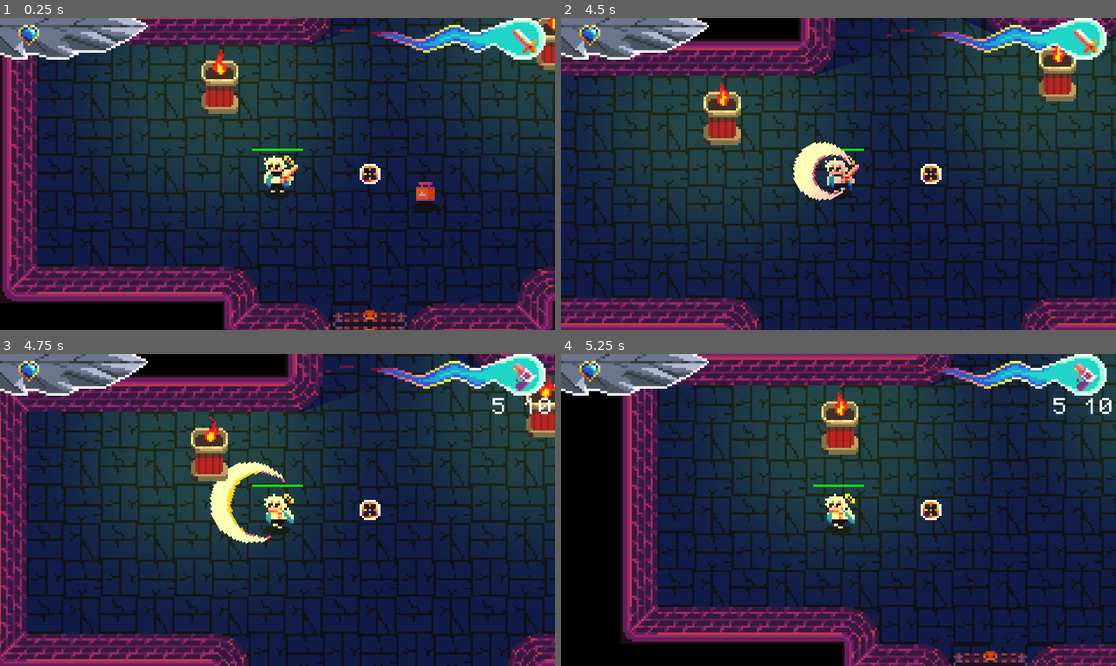
Above: before the commit, frames 1-4 (two rows, left to right).
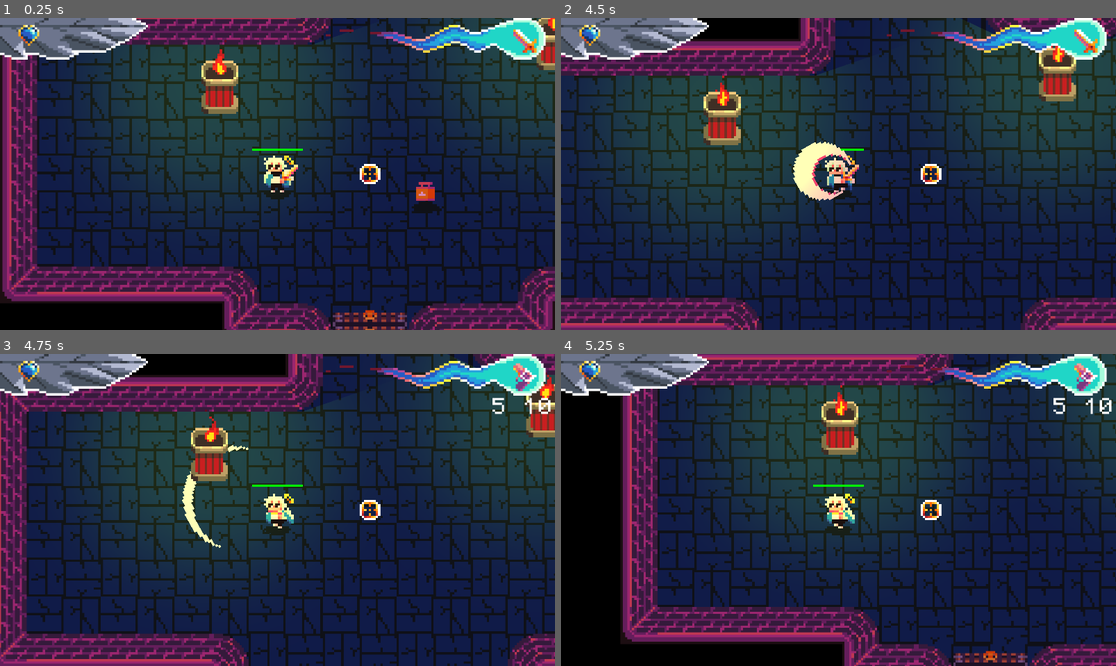
Above: after the commit, the same moments.

Repository: NielsOuvrard/TheShadowOfHeaven
Game: Godot game, scene res://Scenes/gameplay.tscn
The game is run twice, just before and just after one commit, with the same random seed, the same clock (stepped at 60 frames per second) and the same inputs.
Inputs (mouse positions are in pixels of both pictures, inside the frame that each line leads up to):
- Up to frame 1 (0.25 s): no input
- Up to frame 2 (4.5 s): move the mouse to (960, 158) at 0.52 s; hold Right (move_right) 0.53-1.28 s; hold Q (change_weapon) 0.53-1.28 s; tap Space (shoot) at 0.8, 1.35, 2.3, 2.85, 3.8, 4.35 s; move the mouse to (727, 189) at 1.27 s; hold Down (move_down) 1.28-2.03 s; tap Q (change_weapon) at 1.55, 3.05 s; move the mouse to (894, 105) at 2.02 s; hold Right (move_right) 2.03-2.78 s; hold Q (change_weapon) 2.03-2.78 s; move the mouse to (810, 236) at 2.77 s; hold Up (move_up) 2.78-3.53 s; move the mouse to (1005, 220) at 3.52 s; hold Q (change_weapon) 3.53-4.28 s; hold Left (move_left) from 3.53 s (still down); tap R (reload) at 4.15 s; move the mouse to (672, 127) at 4.27 s
- Up to frame 3 (4.75 s): keep holding Left (move_left); tap Q (change_weapon) at 4.55 s
- Up to frame 4 (5.25 s): move the mouse to (866, 510) at 5.02 s; release Left (move_left) at 5.03 s; hold Down (move_down) from 5.03 s (still down); hold Q (change_weapon) from 5.03 s (still down)

Frames 1-2 are identical in both runs. In frame 3, 1.6% of the frame differs, in the area x 32-52%, y 29-63%; in frame 4, nothing differs.

Commit message:
knockback, Attack class and auto reload

Diff:
--- a/Scenes/player.tscn
+++ b/Scenes/player.tscn
@@ -171,7 +171,7 @@
 
 [sub_resource type="Animation" id="Animation_udfem"]
 resource_name = "sword_attack"
-length = 0.8
+length = 0.4
 tracks/0/type = "value"
 tracks/0/imported = false
 tracks/0/enabled = true
@@ -179,7 +179,7 @@
 tracks/0/interp = 1
 tracks/0/loop_wrap = true
 tracks/0/keys = {
-"times": PackedFloat32Array(0, 0.766667, 0.8),
+"times": PackedFloat32Array(0, 0.366667, 0.4),
 "transitions": PackedFloat32Array(1, 1, 1),
 "update": 1,
 "values": [&"attack", &"attack", &"default"]
@@ -191,7 +191,7 @@
 tracks/1/interp = 1
 tracks/1/loop_wrap = true
 tracks/1/keys = {
-"times": PackedFloat32Array(0, 0.2, 0.4),
+"times": PackedFloat32Array(0, 0.1, 0.2),
 "transitions": PackedFloat32Array(1, 1, 1),
 "update": 0,
 "values": [Vector2(-6, -5), Vector2(-9, -9), Vector2(-13, -13)]
@@ -203,7 +203,7 @@
 tracks/2/interp = 1
 tracks/2/loop_wrap = true
 tracks/2/keys = {
-"times": PackedFloat32Array(0, 0.2, 0.4),
+"times": PackedFloat32Array(0, 0.1, 0.2),
 "transitions": PackedFloat32Array(1, 1, 1),
 "values": [{
 "args": [13.038],
@@ -223,7 +223,7 @@
 tracks/3/interp = 1
 tracks/3/loop_wrap = true
 tracks/3/keys = {
-"times": PackedFloat32Array(0, 0.2, 0.4, 0.6),
+"times": PackedFloat32Array(0, 0.1, 0.2, 0.3),
 "transitions": PackedFloat32Array(1, 1, 1, 1),
 "update": 1,
 "values": [0, 1, 2, 3]
@@ -235,7 +235,7 @@
 tracks/4/interp = 1
 tracks/4/loop_wrap = true
 tracks/4/keys = {
-"times": PackedFloat32Array(0, 0.766667, 0.8),
+"times": PackedFloat32Array(0, 0.366667, 0.4),
 "transitions": PackedFloat32Array(1, 1, 1),
 "update": 1,
 "values": [false, false, true]
--- /dev/null
+++ b/Scripts/attack.gd
@@ -0,0 +1,20 @@
+# attack.gd
+#
+# This script defines the Attack class, which is used to manage the attacks that characters can perform.
+#
+# Author: Sol Rojo
+# Date: 27-09-2024
+#
+
+class_name Attack
+
+var damage : int
+var position : Vector2
+var knockback : float = 0.0
+
+func _init(_damage: int, _position: Vector2, _knockback: float = 0.0):
+    self.damage = _damage
+    self.position = _position
+    self.knockback = _knockback
+
+# velocity = (position - attack.position).normalized() * attack.knockback
--- a/Scripts/ball.gd
+++ b/Scripts/ball.gd
@@ -41,8 +41,9 @@
 
 
 func _on_body_entered(body):
-	if body.is_in_group(target):
-		var damage_given = body.take_damage(Data.PROJECTILS[type].damage)
+	if body.is_in_group(target) and body.has_method("damage"):
+		var attack = Attack.new(Data.PROJECTILS[type].damage, position, Data.PROJECTILS[type].knockback)
+		var damage_given = body.damage(attack)
 		var damage_text = DAMAGE_TEXT.instantiate()
 		damage_text.text = str(damage_given)
 		damage_text.position = position
--- a/Scripts/data.gd
+++ b/Scripts/data.gd
@@ -76,6 +76,7 @@
 		"animation": "pistol",
 		"speed": 200,
 		"damage": 20,
+		"knockback": 30.0,
 		"light_color": Color(1, 1, 0, 1),
 		"light_energy": 1,
 		"collision_scale": Vector2(1, 0.5),
@@ -85,6 +86,7 @@
 		"animation": "shotgun",
 		"speed": 200,
 		"damage": 99,
+		"knockback": 100.0,
 		"light_energy": 1.5,
 		"light_color": Color(1, 1, 0, 1),
 		"collision_scale": Vector2(1, 0.33),
@@ -94,6 +96,7 @@
 		"animation": "raygun", # this one is different, it's a ray
 		"speed": 300,
 		"damage": 40,
+		"knockback": 0.0,
 		"light_energy": 1,
 		"light_color": Color(0, 1, 1, 1),
 		"collision_scale": Vector2(10, 10),
@@ -103,6 +106,7 @@
 		"animation": "enemies",
 		"speed": 150,
 		"damage": 30,
+		"knockback": 0.0,
 		"light_energy": 0.5,
 		"light_color": Color(1, 0.5, 0, 1),
 		"collision_scale": Vector2(1.2, 0.7),
@@ -112,6 +116,7 @@
 		"animation": "death_ball",
 		"speed": 200,
 		"damage": 50,
+		"knockback": 0.0,
 		"light_energy": 2,
 		"light_color": Color(1, 0, 1, 1),
 		"collision_scale": Vector2(1.2, 0.6),
--- a/Scripts/hud.gd
+++ b/Scripts/hud.gd
@@ -9,7 +9,7 @@
 
 @onready var weapon: Node2D = $Right/Weapon
 @onready var heart: Sprite2D = $Left/Heart
-@onready var cursor: Sprite2D = $Cursor
+@onready var cursor: Sprite2D = $Center/Cursor
 
 @onready var cur_text: Label = $Right/CurText
 @onready var inv_text: Label = $Right/InvText
--- a/Scripts/player.gd
+++ b/Scripts/player.gd
@@ -143,6 +143,10 @@
 
 	if next_weapon == current_weapon:
 		return
+
+	# auto reload
+	if current_weapon != Data.Weapons.SWORD and ammo_current[current_weapon] == 0 and ammo_inventory[current_weapon] > 0:
+		reload()
 	current_weapon = next_weapon as Data.Weapons
 	weapon_sprite.texture = load(Data.WEAPONS[current_weapon].texture)
 
@@ -161,12 +165,16 @@
 	weapons_unlocked[weapon] = true
 
 # TODO put this in a component
-func take_damage(damage: int):
-	var damage_received = min(damage, life)
+func damage(attack: Attack) -> int:
+	var damage_received = min(attack.damage, life)
 	if life <= 0:
 		damage_received = 0
-	life -= damage
+	life -= attack.damage
 	life_bar.value = life
+
+	if attack.knockback > 0.0:
+		velocity = (position - attack.position).normalized() * attack.knockback
+
 	if life <= 0:
 		# TODO game over
 		print("Game Over")
@@ -223,8 +231,9 @@
 		shoot()
 
 func _on_sword_attack_body_entered(body: Node2D) -> void:
-	if body.is_in_group("enemies"):
-		var damage_given = body.take_damage(60)
+	if body.is_in_group("enemies") and body.has_method("damage"):
+		var attack = Attack.new(60, position, 100)
+		var damage_given = body.damage(attack)
 		var damage_text = DAMAGE_TEXT.instantiate()
 		damage_text.text = str(damage_given)
 		damage_text.position = position
--- a/Scripts/sectarian.gd
+++ b/Scripts/sectarian.gd
@@ -23,6 +23,7 @@
 @export var SPEED := 900.0
 
 var direction = Vector2.ZERO
+var knockback_velocity = Vector2.ZERO
 
 # for now, we will put a scene for each weapon_sprite's bullet
 const BALL = preload("res://scenes/ball.tscn")
@@ -44,13 +45,18 @@
 
 func _physics_process(delta):
 	velocity = direction * SPEED * delta
-
+	velocity += knockback_velocity
+	knockback_velocity = knockback_velocity.lerp(Vector2.ZERO, 0.1)
 	move_and_slide()
 
-func take_damage(damage: int) -> int:
-	var damage_received = min(damage, life)
-	life -= damage
+func damage(attack: Attack) -> int:
+	var damage_received = min(attack.damage, life)
+	life -= attack.damage
 	progress_bar.value = life
+
+	if attack.knockback > 0.0:
+		knockback_velocity = (position - attack.position).normalized() * attack.knockback
+
 	if life <= 0:
 		var item = ITEM.instantiate()
 		item.type = randi() % Data.Items.size()
@@ -68,6 +74,8 @@
 
 func _on_shot_cooldown_timeout() -> void:
 	var ball = BALL.instantiate()
+
+	# TODO real IA, if enemy detect player
 	var player = get_tree().get_nodes_in_group("player")[0]  # get the player node
 	ball.direction_ball = (player.global_position - global_position).normalized()  # calculate the direction to the player
 	ball.thrower = "enemies"
